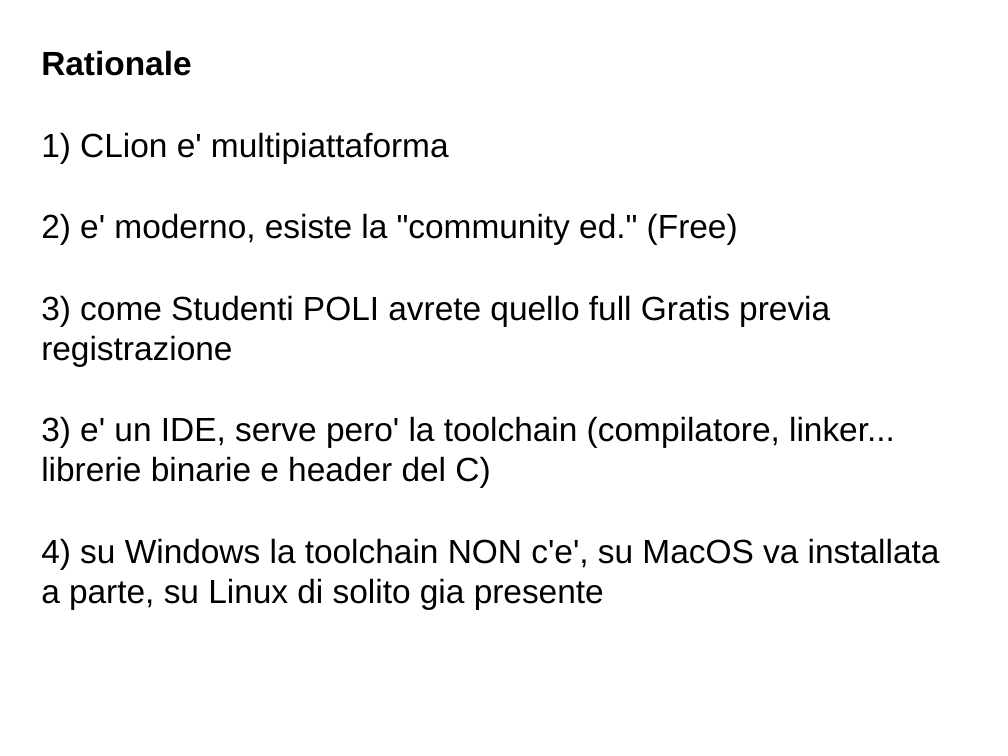
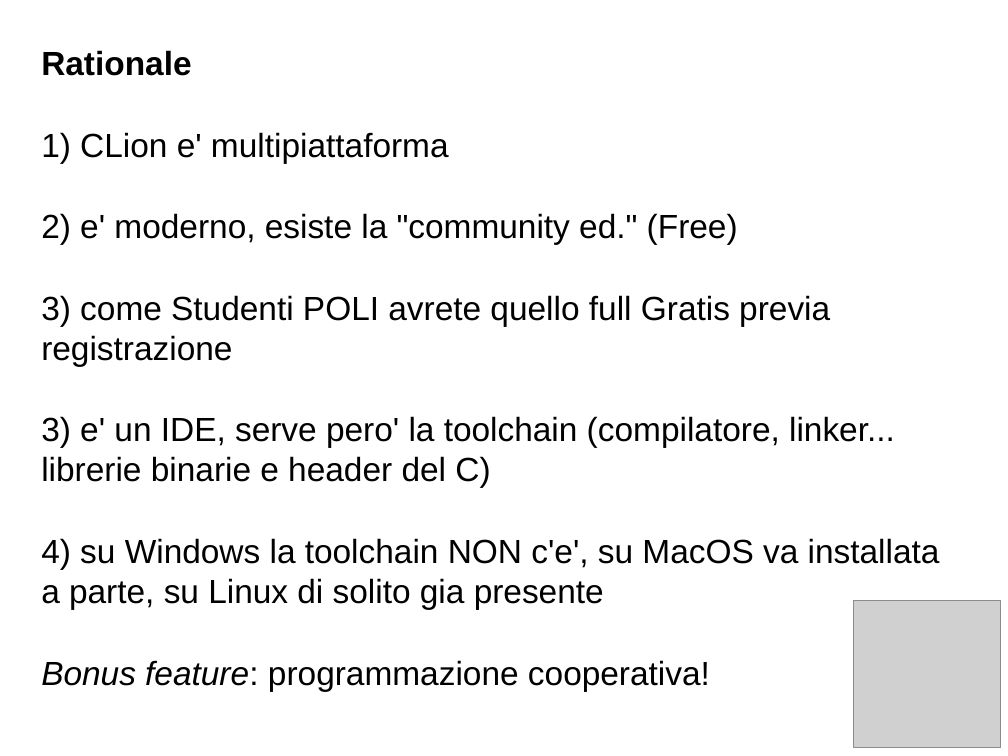
Before and after one commit to ingconti/INFOA_MATEMATICI, a slide deck: slide 2 of install_CLION_WIN_sept2021.pptx. Drawn at 1008x756 pixels with LibreOffice and Linux fonts; fonts in the diff are those of the drawing; grey boxes stand for pictures. Boxes give left, top, right and bottom in pixels: in the first picture for what was removed or moved away, otherwise in the second. Text is boxed around its words. In the diff, an @@ line names an element or a change of style, - is before the commit and + after.

Commit message:
added pptx and keynote with "code with me"

```diff
--- a/install_CLION_WIN_sept2021.pptx
+++ b/install_CLION_WIN_sept2021.pptx
@@ picture added at <box>853,600,1000,747</box> @@
@@ text at <box>41,660,710,691</box>: paragraph added @@
+Bonus feature: programmazione cooperativa!
```
Also in this commit, not shown: 1 slide added, 1 other file.
